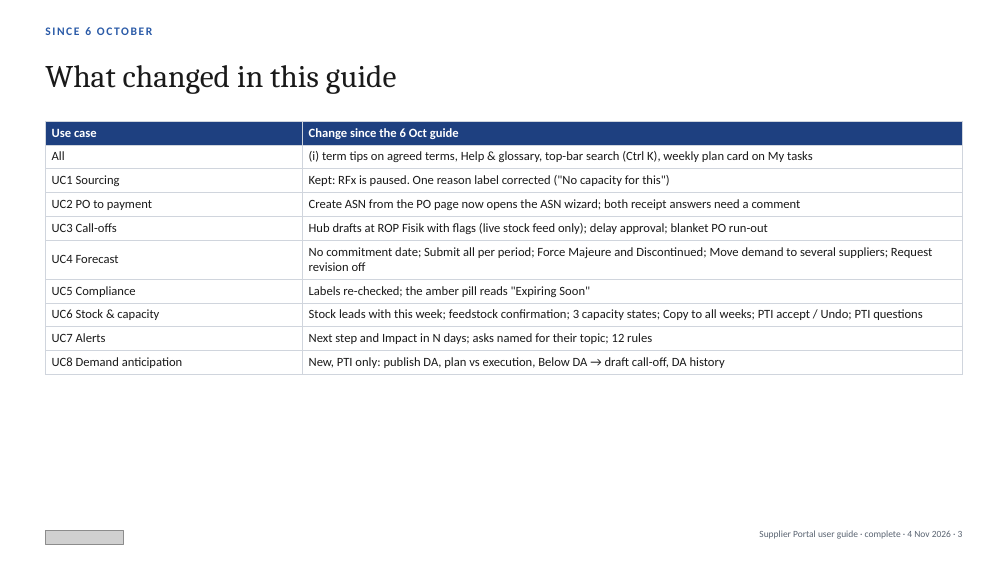
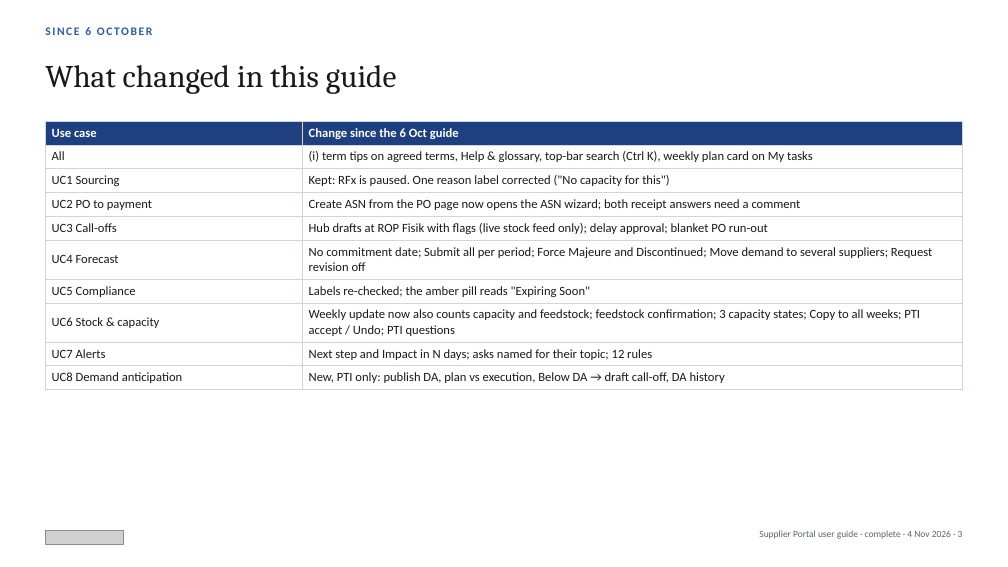
Before and after one commit to javal999/paragon-supplier-portal, a slide deck: slide 3 of docs/supplier-hub/user-guide/Paragon-Supplier-Portal-User-Guide.pptx. Drawn at 1008x567 pixels with LibreOffice and Linux fonts; fonts in the diff are those of the drawing; grey boxes stand for pictures. Boxes give left, top, right and bottom in pixels: in the first picture for what was removed or moved away, otherwise in the second. Text is boxed around its words. In the diff, an @@ line names an element or a change of style, - is before the commit and + after.

```diff
--- a/docs/supplier-hub/user-guide/Paragon-Supplier-Portal-User-Guide.pptx
+++ b/docs/supplier-hub/user-guide/Paragon-Supplier-Portal-User-Guide.pptx
@@ table at bbox=[45, 121, 963, 387] @@
-row 8, column 2: Stock leads with this week; feedstock confirmation; 3 capacity states; Copy to all weeks; PTI accept / Undo; PTI questions
+row 8, column 2: Weekly update now also counts capacity and feedstock; feedstock confirmation; 3 capacity states; Copy to all weeks; PTI accept / Undo; PTI questions
```
Also in this commit, not shown: 1 other slide changed, 10 other files.
